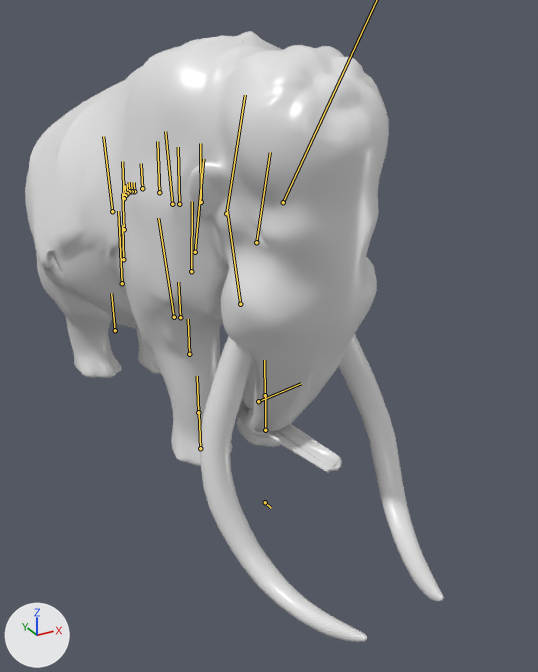
An edit to the glTF model bichos/modelos/chefe_gelo.glb, drawn before and after from the same camera.
Rendered twice from a camera (50 mm lens) standing at (-5.52, -11.42, 8.06) and looking at (0.63, -0.24, 2.47). The axes (+X, +Y, +Z) are drawn at lower left. The lights are the same throughout. The picture after the commit comes second. Both versions are drawn at frame 50 of the action 'comer'; the numbers are the values there. The bones that change, and the others that lie on the model, are drawn over the model as lines.

In view in the first picture: 'mamute_malha_0'.
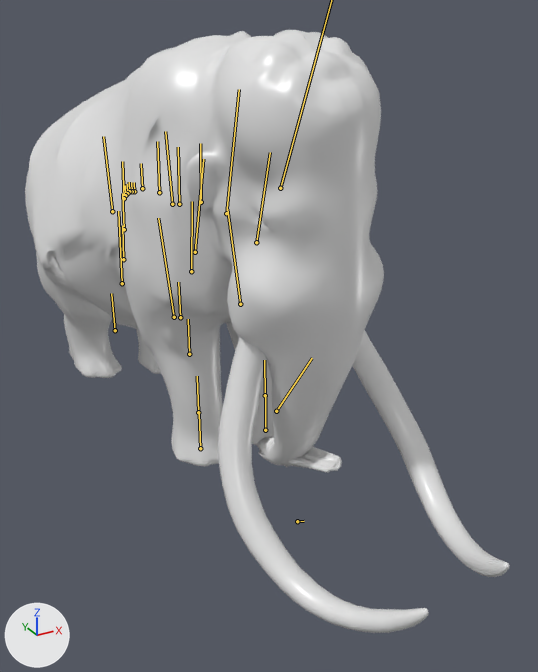
What the commit changed:
Bone 'pescoco_1' (bone_pescoco_1) turns from (17, -2, -1) to (11, -2, 0) degrees about its own x, y and z.
Bone 'pescoco_2' (bone_pescoco_2) turns from (17, -2, -1) to (11, -2, 0) degrees about its own x, y and z.
Bone 'pescoco_3' (bone_pescoco_3) turns from (17, -2, -1) to (11, -2, 0) degrees about its own x, y and z.
Bone 'cabeca' (bone_cabeca) turns from (23, 0, 0) to (16, 0, 0) degrees about its own x, y and z.

Where the change shows, as pixel boxes [x1, y1, x2, y2] in the pictures (538 x 672 px):
'mamute_malha_0', posed (16% wider): before [25, 31, 444, 642]; after [25, 30, 510, 633]
bone 'pescoco_1', root to tip: before (226, 213) to (245, 95); after (226, 213) to (239, 89)
bone 'pescoco_3', root to tip: before (258, 401) to (301, 383); after (276, 411) to (312, 358)
bone 'cabeca', root to tip: before (265, 502) to (271, 508); after (297, 521) to (304, 521)
